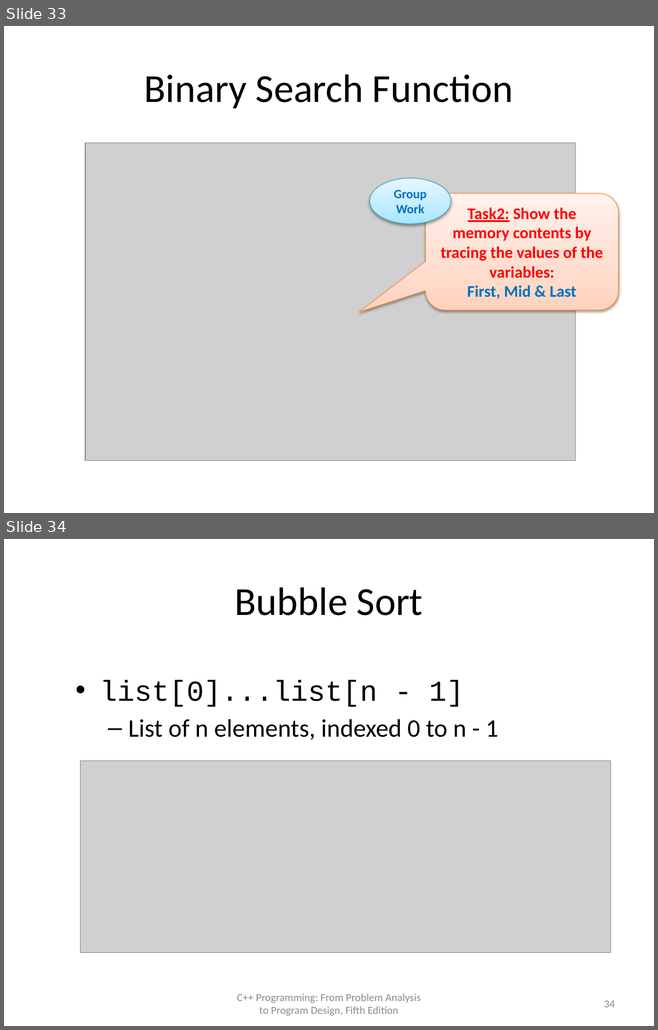
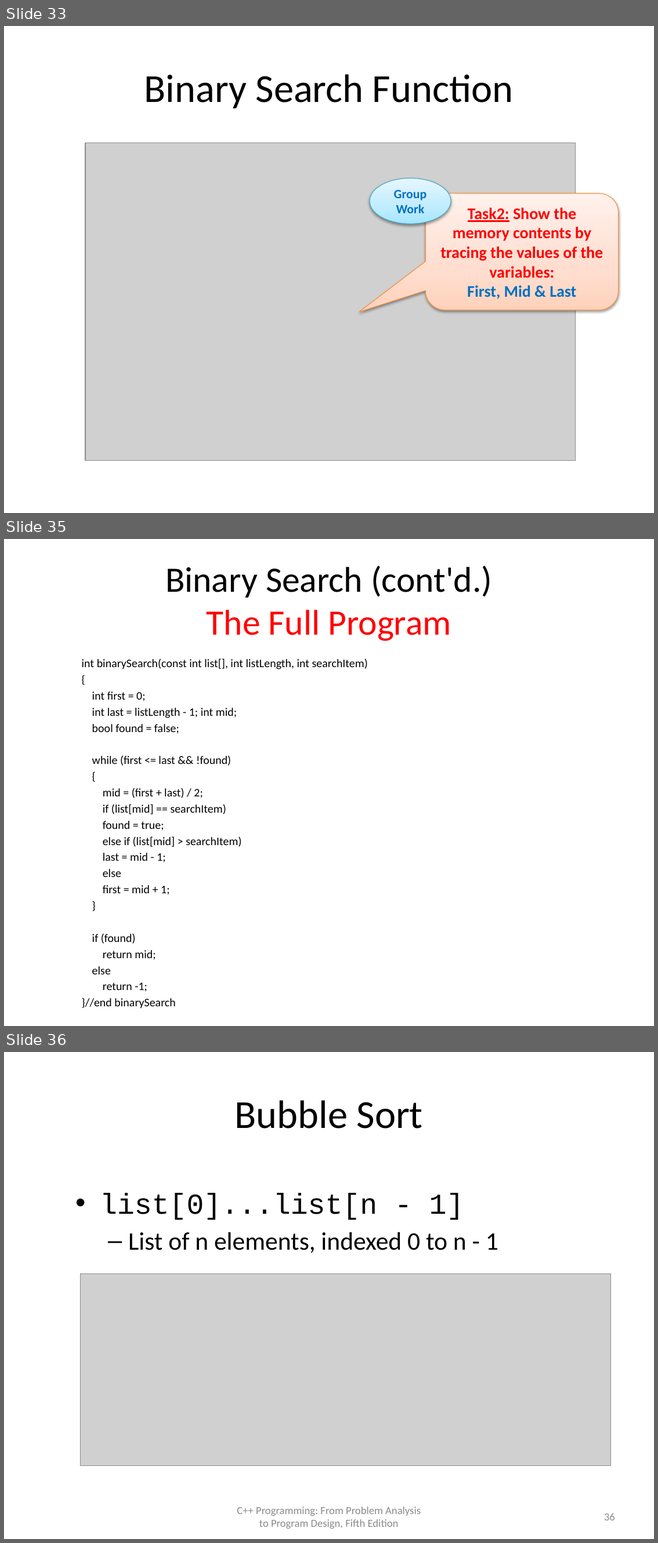
Before and after one commit to Emadalsuwat/emadalsuwat.github.io, a slide deck: programming2/CH10.pptx. Shown one above the other, each under a label of ours: slides 33 and 34 before the commit, slides 33, 35 and 36 after it; the slides between them are not shown. The pictures are 658x1030 and 658x1543 pixels, drawn with LibreOffice and Linux fonts; fonts in the diff are those of the drawing; grey boxes stand for pictures. Boxes give left, top, right and bottom in pixels: in the first picture for what was removed or moved away, otherwise in the second. Text is boxed around its words. In the diff, an @@ line names an element or a change of style, - is before the commit and + after.

```diff
--- a/programming2/CH10.pptx
+++ b/programming2/CH10.pptx
@@ slide 35 added at <box>4,539,654,1026</box>, background #FFFFFF @@
@@ title added at <box>165,566,492,641</box>, 39.6 pt, text #000000 @@
+Binary Search (cont'd.)
+The Full Program
@@ text added at <box>82,658,368,1009</box>, 12.8 pt, text #000000 @@
+int binarySearch(const int list[], int listLength, int searchItem)
+{
+int first = 0;
+int last = listLength - 1; int mid;
+bool found = false;
+while (first <= last && !found)
+{
+mid = (first + last) / 2;
+if (list[mid] == searchItem)
+found = true;
+else if (list[mid] > searchItem)
+last = mid - 1;
+else
+first = mid + 1;
+}
+if (found)
+return mid;
+else
+return -1;
+}//end binarySearch
@@ what was slide 34 is now slide 36 @@
@@ page number at <box>604,1513,615,1521</box>: text changed @@
-34
+36
```
Also in this commit, not shown: 2 other slides added, 1 slide removed, 1 other file.
